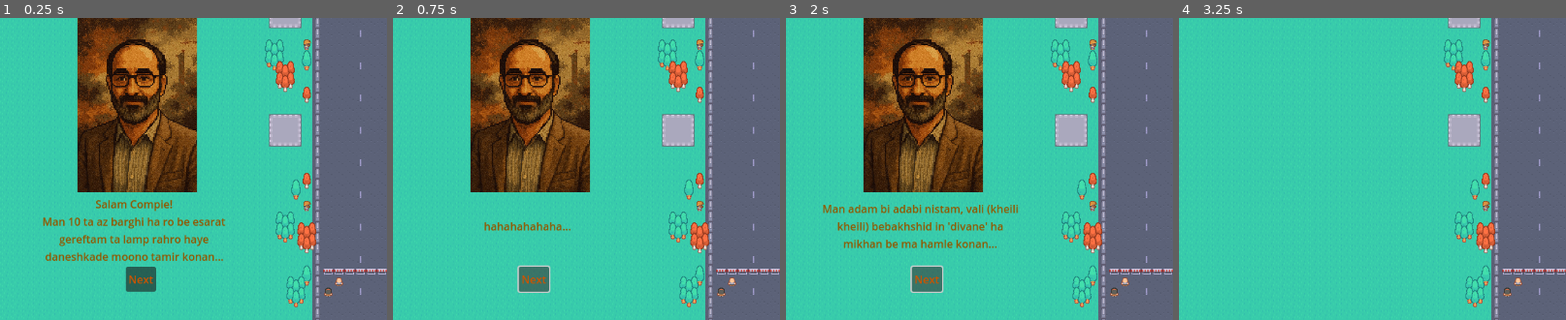
Above: before the commit, frames 1-4 (left to right).
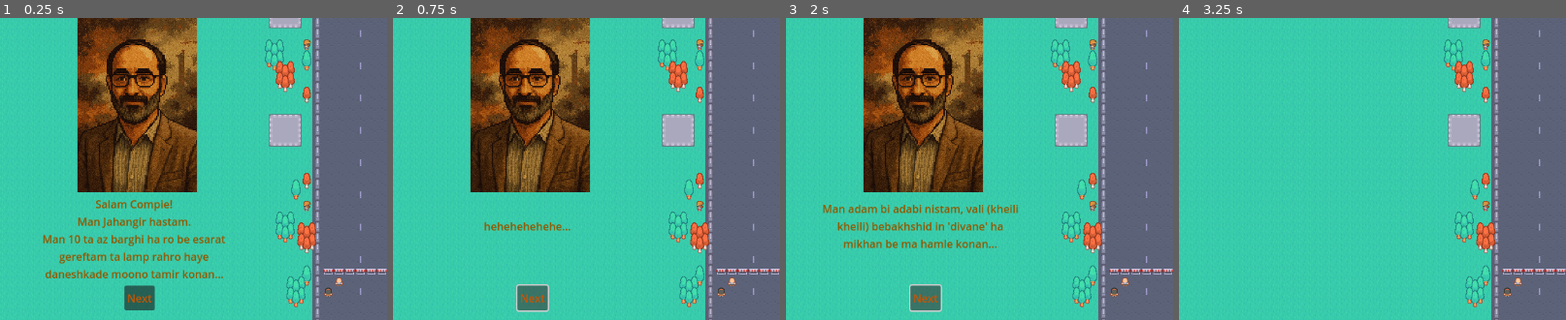
Above: after the commit, the same moments.

Repository: Amirhosseinn1001/BugsBuzzi
Game: Godot game, scene res://Scenes/game.tscn
Two runs of this game, one before a commit and one after it. Both use one fixed random seed, a clock stepped at 60 frames per second and the inputs below.
Inputs:
- Up to frame 1 (0.25 s): no input
- Up to frame 2 (0.75 s): click "Next" at 0.5 s
- Up to frame 3 (2 s): click "Next" at 1.25 s
- Up to frame 4 (3.25 s): click "Next" at 2 s; tap Enter at 2.75 s
The pictures show only the part of the screen within x 0-50%, y 48-98%; the shares and areas given below are measured in that part.

The runs differ from the first frame. In frame 1, 4.0% of the frame differs, in the area x 11-59%, y 66-97%; in frame 2, 1.4%; in frame 3, 1.2%; in frame 4, nothing differs.

Commit message:
Complete dialog

Diff:
--- a/mas/Scenes/IntroScreen.tscn
+++ b/mas/Scenes/IntroScreen.tscn
@@ -34,10 +34,10 @@
 
 [node name="Button" type="Button" parent="CanvasLayer/Panel"]
 layout_mode = 0
-offset_left = 187.0
-offset_top = 805.0
-offset_right = 232.0
-offset_bottom = 842.0
+offset_left = 185.0
+offset_top = 833.0
+offset_right = 230.0
+offset_bottom = 870.0
 theme_override_colors/font_color = Color(0.79941857, 0.3276197, 1.92523e-07, 1)
 theme_override_colors/font_focus_color = Color(0.8, 0.32941177, 0, 1)
 theme_override_colors/font_pressed_color = Color(0.8, 0.32941177, 0, 1)
--- a/mas/Scripts/canvas_layer.gd
+++ b/mas/Scripts/canvas_layer.gd
@@ -2,8 +2,8 @@
 
 # List of messages in the intro
 @export var dialogue: Array[String] = [
-	"Salam Compie!\nMan 10 ta az barghi ha ro be esarat\ngereftam ta lamp rahro haye\ndaneshkade moono tamir konan...",
-	"hahahahahaha...",
+	"Salam Compie!\nMan Jahangir hastam.\nMan 10 ta az barghi ha ro be esarat\ngereftam ta lamp rahro haye\ndaneshkade moono tamir konan...",
+	"hehehehehehe...",
 	"Man adam bi adabi nistam, vali (kheili\nkheili) bebakhshid in 'divane' ha\nmikhan be ma hamle konan...",
 	"Bia yek bar baraye hamishe az\ndasteshoon khalas shim!"
 ]
